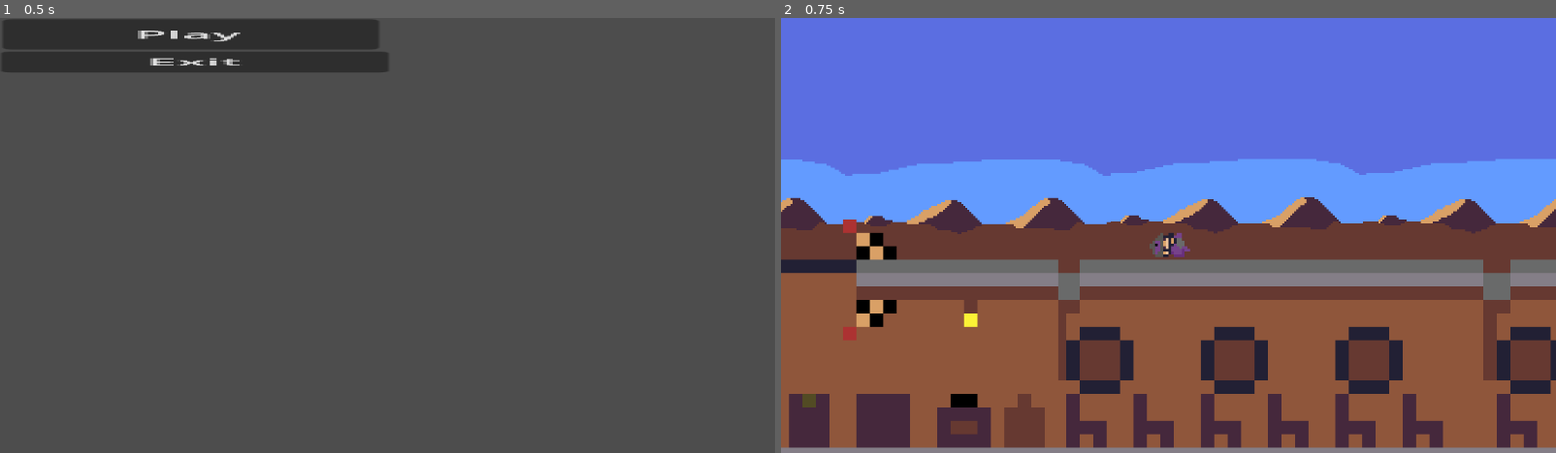
Above: before the commit, frames 1-2 (left to right).
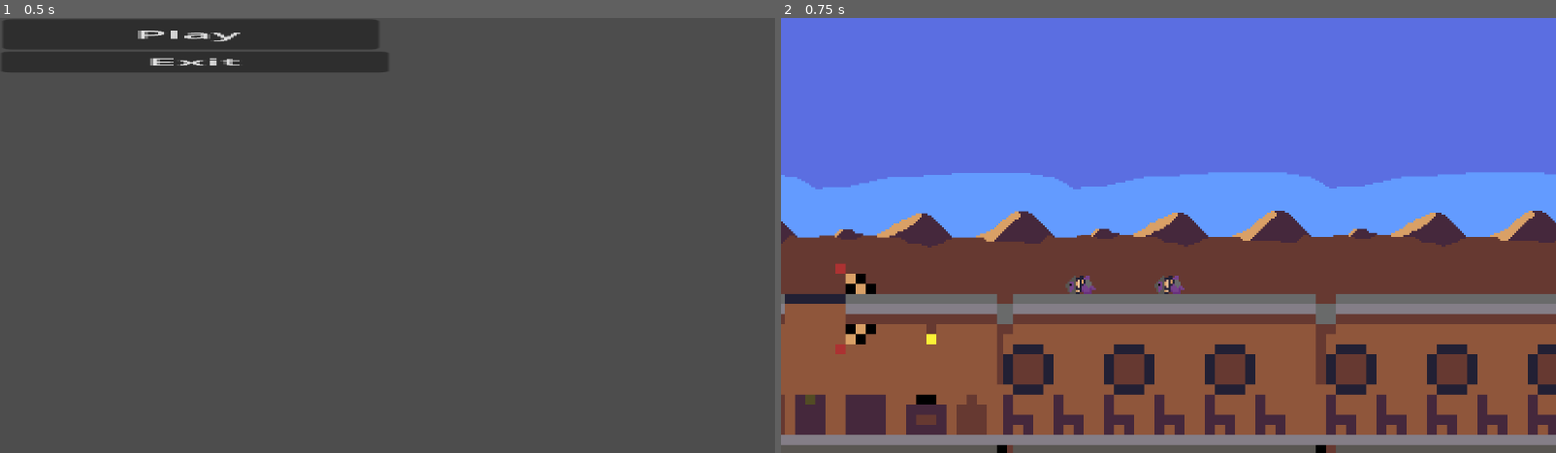
Above: after the commit, the same moments.

Repository: EeyoresPin/CowboyRace
Game: Godot game, scene res://menu.tscn
Two runs of this game, one before a commit and one after it. Both use one fixed random seed, a clock stepped at 60 frames per second and the inputs below.
Inputs:
- Up to frame 1 (0.5 s): no input
- Up to frame 2 (0.75 s): click "Play" at 0.5 s

Frame 1 is identical in both runs. In frame 2, 37% of the frame differs, in the area x 0-100%, y 32-100%.
Error before the commit: Parse Error: Too few arguments for "is_joy_button_pressed()" call. Expected at least 2 but received 1. (res://CowboyBasic.gd:47)

Commit message:
Added multiplayer

Diff:
--- /dev/null
+++ b/Camera2D.gd
@@ -0,0 +1,11 @@
+extends Camera2D
+
+
+# Called when the node enters the scene tree for the first time.
+func _ready():
+	pass # Replace with function body.
+
+
+# Called every frame. 'delta' is the elapsed time since the previous frame.
+func _process(delta):
+	pass
--- a/CowboyBasic.gd
+++ b/CowboyBasic.gd
@@ -19,8 +19,7 @@
 
 @onready var rightGunBarrel = $RightGunBarrel
 
-
-
+var resetShot = true
 #SLIDING VAR
 var sliding = false
 const SLIDINGSPEED = 500.0
@@ -28,7 +27,9 @@
 var timeSinceSlideStart = 0.0
 const SLIDINGSCALEY = 0.5
 
-
+var beenShot = false
+var timeSinceShot = 0.0
+const DEFAULTTIMESINCESHOT = 0.75
 
 # Called when the node enters the scene tree for the first time.
 func _ready():
@@ -44,38 +45,48 @@
 		velocity.y += gravity * delta
 
 	# Handle jump.
-	if Input.is_joy_button_pressed("JUMP") and is_on_floor():
+	if Input.is_joy_button_pressed(player_id, JOY_BUTTON_A) and is_on_floor():
 		velocity.y = JUMP_VELOCITY
 
-	var direction = Input.get_axis("LEFT", "RIGHT")
 
-	if direction == -1:
+	var direction = Input.get_joy_axis(player_id, JOY_AXIS_LEFT_X)
+
+
+	#Adds a deadzone in the joystick
+	if direction > -0.4 and direction < 0.4:
+		direction = 0.0
+
+
+	if direction < 0:
 		anim.flip_h = true
-	elif direction == 1:
+	elif direction > 0:
 		anim.flip_h = false
 
-	if Input.is_action_just_pressed("SLIDE"):
+
+	#Handles the sliding input
+	if Input.is_joy_button_pressed(player_id, JOY_BUTTON_RIGHT_SHOULDER) and not sliding:
 		sliding = true
 		timeSinceSlideStart = 0.0
-	elif Input.is_action_pressed("SLIDE"):
+	elif Input.is_joy_button_pressed(player_id, JOY_BUTTON_RIGHT_SHOULDER):
 		timeSinceSlideStart += delta
 	else:
 		sliding = false
 
 
-
+	#Controls sliding physics
 	if sliding:
 				velocity.x = direction * (SLIDINGSPEED - SLIDESLOWSPEED*timeSinceSlideStart)
 				if velocity.x * direction <= 0 :
 					#sliding = false
 					velocity.x = 0
+	#If not sliding controls running physics
 	else:
-		if direction == -1:
+		if direction < 0:
 			if velocity.x > -SPEED:
 				velocity.x += direction * SPEED/timeToMax * delta
 			else:
 				velocity.x = -SPEED
-		elif direction == 1:
+		elif direction > 0:
 			if velocity.x < SPEED:
 				velocity.x += direction * SPEED/timeToMax * delta
 			else:
@@ -84,12 +95,17 @@
 		else:
 			velocity.x = move_toward(velocity.x, 0, SPEED)
 
+	#Forces the player to release the trigger
+	if (Input.get_joy_axis(player_id, JOY_AXIS_TRIGGER_RIGHT) == 0):
+		resetShot = true
+
 
 	#SHOOT
 	if sliding:
 		$CollisionShape2D.scale.y = SLIDINGSCALEY
 		anim.play("Slide")
-	elif Input.is_action_just_pressed("SHOOT"):
+	elif Input.get_joy_axis(player_id, JOY_AXIS_TRIGGER_RIGHT) > 0.5 and resetShot:
+		resetShot = false
 		shoot()
 		anim.play("Shot")
 	else:
@@ -97,12 +113,23 @@
 		pass
 
 
+	#Slows the player down if theyve been shot
+	if beenShot:
+		velocity.x = velocity.x/2
+		if not is_on_floor():
+			velocity.y = gravity * 2
+
+		timeSinceShot += delta
+
+		if timeSinceShot >= DEFAULTTIMESINCESHOT:
+			timeSinceShot = 0.0
+			beenShot = false
 
 	move_and_slide()
 
 
 
-	backround.setOffset(position.x)
+	#backround.setOffset(position.x)
 
 
 func shoot():
@@ -112,15 +139,21 @@
 	if not anim.flip_h:
 		#b.setDirection(deg_to_rad(180.0))
 		b.position = self.position + rightGunBarrel.position
-		rightGunBarrel.look_at(get_global_mouse_position())
-		b.setDirection(rightGunBarrel.rotation)
+		#rightGunBarrel.look_at(get_global_mouse_position())
+		#b.setDirection(rightGunBarrel.rotation)
+
 	else:
 		#b.setDirection(deg_to_rad(0))
 		b.position = self.position + leftGunBarrel.position
-		leftGunBarrel.look_at(get_global_mouse_position())
-		b.setDirection(leftGunBarrel.rotation)
+		#leftGunBarrel.look_at(get_global_mouse_position())
+		#b.setDirection(leftGunBarrel.rotation)
+
+	var joystick_vector = Vector2(Input.get_joy_axis(player_id, JOY_AXIS_RIGHT_X), Input.get_joy_axis(player_id, JOY_AXIS_RIGHT_Y))
+	var joystick_angle = atan2(joystick_vector.y, joystick_vector.x)
+	b.setDirection(joystick_angle)
 
 	b.addSpeed(Vector2(velocity.x,0))
 
 func gotShot():
-	print("GOT SHOT")
+	velocity.x = 0
+	beenShot = true
--- a/DesertBackround.gd
+++ b/DesertBackround.gd
@@ -10,11 +10,12 @@
 
 
 func _process(delta):
-	offsetOffset += round(delta * 4)
-	offset.x = offset.x + offsetOffset
+	offsetOffset += round(delta * 100)
+	scroll_offset.x -= delta * 200.0
 
 
 
 
 func setOffset(pos):
-	offset.x = pos
+	#offset.x = pos - offsetOffset
+	pass
--- /dev/null
+++ b/Players.gd
@@ -0,0 +1,22 @@
+extends Node2D
+
+
+var players = Array()
+@onready var camera = $"../WorldCamera"
+
+# Called when the node enters the scene tree for the first time.
+func _ready():
+	players = get_children()
+
+
+# Called every frame. 'delta' is the elapsed time since the previous frame.
+func _process(delta):
+	players.sort_custom(sortByPosition)
+	camera.setPosition(players[0].position.x)
+
+
+func sortByPosition(a,b):
+	if a.position.x > b.position.x:
+		return true
+	else:
+		return false
--- /dev/null
+++ b/WorldCamera.gd
@@ -0,0 +1,17 @@
+extends Camera2D
+
+#@onready var backround = $"../DesertBackround"
+
+# Called when the node enters the scene tree for the first time.
+func _ready():
+	pass # Replace with function body.
+
+
+# Called every frame. 'delta' is the elapsed time since the previous frame.
+func _process(delta):
+	pass
+
+
+func setPosition(newPosX):
+	self.position.x =  newPosX
+	#backround.setOffset(self.position.x)
--- a/basic_world.tscn
+++ b/basic_world.tscn
@@ -1,16 +1,17 @@
-[gd_scene load_steps=6 format=3 uid="uid://qgbqggafinxc"]
+[gd_scene load_steps=8 format=3 uid="uid://qgbqggafinxc"]
 
 [ext_resource type="PackedScene" uid="uid://bp0m4q62sniwa" path="res://train_car_basic.tscn" id="1_smchp"]
 [ext_resource type="PackedScene" uid="uid://y3l5vdaeqqu4" path="res://cowboy_basic.tscn" id="2_wfll1"]
 [ext_resource type="PackedScene" uid="uid://b78i7utyp2m2e" path="res://train_track.tscn" id="3_oswyg"]
 [ext_resource type="PackedScene" uid="uid://ibh16xbbj1me" path="res://desert_backround.tscn" id="4_ljc2u"]
 [ext_resource type="PackedScene" uid="uid://cqeji42bysi0e" path="res://train_car_hatch.tscn" id="5_ot2ra"]
+[ext_resource type="Script" path="res://Players.gd" id="5_serjk"]
+[ext_resource type="Script" path="res://WorldCamera.gd" id="7_a2a2e"]
 
 [node name="BasicWorld" type="Node2D"]
 
-[node name="CowboyBasic" parent="." instance=ExtResource("2_wfll1")]
-z_index = 2
-position = Vector2(38, 160)
+[node name="DesertBackround" parent="." instance=ExtResource("4_ljc2u")]
+scroll_ignore_camera_zoom = true
 
 [node name="Trains" type="Node" parent="."]
 
@@ -38,14 +39,28 @@
 [node name="TrainCarBasic" parent="Trains" instance=ExtResource("1_smchp")]
 position = Vector2(80, 189)
 
-[node name="DesertBackround" parent="." instance=ExtResource("4_ljc2u")]
-scroll_ignore_camera_zoom = true
-
-[node name="TrainCarHatch" parent="." instance=ExtResource("5_ot2ra")]
+[node name="TrainCarHatch" parent="Trains" instance=ExtResource("5_ot2ra")]
 position = Vector2(735, 188)
 
-[node name="TrainCarHatch2" parent="." instance=ExtResource("5_ot2ra")]
+[node name="TrainCarHatch2" parent="Trains" instance=ExtResource("5_ot2ra")]
 position = Vector2(895, 189)
 
-[node name="TrainCarHatch3" parent="." instance=ExtResource("5_ot2ra")]
+[node name="TrainCarHatch3" parent="Trains" instance=ExtResource("5_ot2ra")]
 position = Vector2(-78, 189)
+
+[node name="Players" type="Node2D" parent="."]
+script = ExtResource("5_serjk")
+
+[node name="CowboyBasic2" parent="Players" instance=ExtResource("2_wfll1")]
+z_index = 2
+position = Vector2(38, 160)
+player_id = 1
+
+[node name="CowboyBasic" parent="Players" instance=ExtResource("2_wfll1")]
+z_index = 2
+position = Vector2(82, 159)
+
+[node name="WorldCamera" type="Camera2D" parent="."]
+position = Vector2(0, 140)
+zoom = Vector2(3, 3)
+script = ExtResource("7_a2a2e")
--- a/cowboy_basic.tscn
+++ b/cowboy_basic.tscn
@@ -130,7 +130,6 @@
 
 [node name="CowboyBasic" type="CharacterBody2D"]
 script = ExtResource("1_8sx61")
-player_id = null
 bullet = ExtResource("2_dqstk")
 
 [node name="AnimatedSprite2D" type="AnimatedSprite2D" parent="."]
@@ -140,9 +139,6 @@
 [node name="CollisionShape2D" type="CollisionShape2D" parent="."]
 position = Vector2(-1, 0)
 shape = SubResource("CapsuleShape2D_d5ep0")
-
-[node name="Camera2D" type="Camera2D" parent="."]
-zoom = Vector2(4, 4)
 
 [node name="AnimationPlayer" type="AnimationPlayer" parent="."]
 libraries = {
--- a/desert_backround.tscn
+++ b/desert_backround.tscn
@@ -12,6 +12,7 @@
 position = Vector2(-51, -5)
 
 [node name="BackroundV1" type="Sprite2D" parent="ParallaxLayer"]
+texture_repeat = 2
 position = Vector2(192, 192)
 scale = Vector2(3, 3)
 texture = ExtResource("2_fvpx8")
@@ -47,8 +48,8 @@
 texture = ExtResource("3_ljbsg")
 
 [node name="Ground" type="Sprite2D" parent="ParallaxLayer"]
-position = Vector2(-456.5, 1019)
-scale = Vector2(40.4609, 10)
+position = Vector2(208.501, 1019)
+scale = Vector2(50.8515, 10)
 texture = ExtResource("4_vfcld")
 
 [node name="BackroundV7" type="Sprite2D" parent="ParallaxLayer"]
